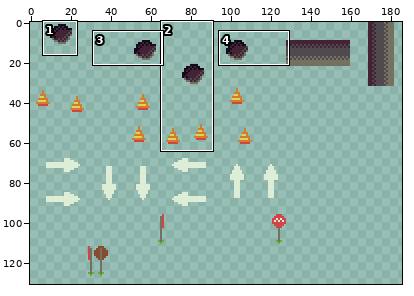
File history of a pixel-art file, assets/tiles/hazards.aseprite. The first picture is a wide view before the edit; the outline marks the close-up.
Close-up. First the earlier version:
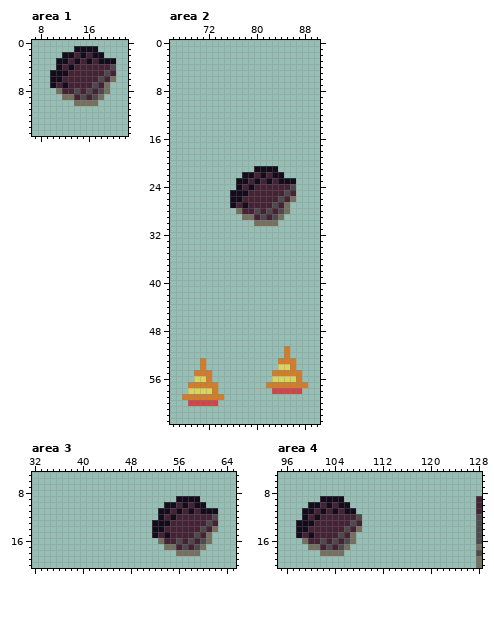
256x256 pixels, 1 frame. Shown: area 1: x 7..22, y 0..15; area 2: x 66..90, y 0..63; area 3: x 32..65, y 5..20; area 4: x 95..128, y 5..20. The wide view leaves out empty margins. The commit also changed other parts of the picture, which this record leaves out.
After the commit:
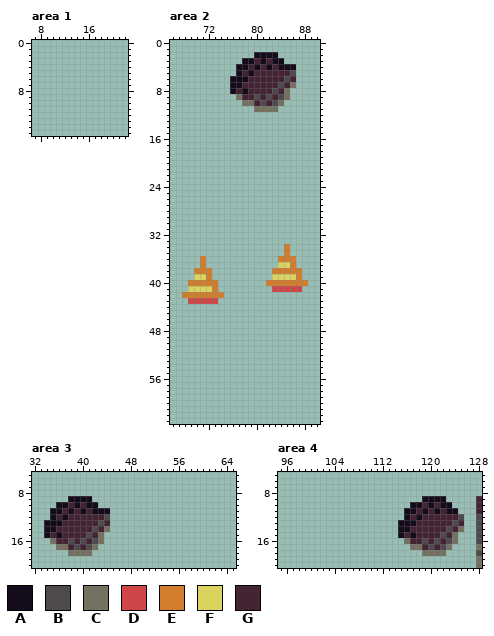
Palette (. is transparent): A #140c1c  B #4e4a4e  C #757161  D #d04648  E #d27d2c  F #dad45e  G #442434
Edits made:
Changed rows in their new state; - is an unchanged pixel.
Area 1:
first column x 10:
 1 ----....---
 2 --.......--
 3 -..........
 4 -..........
 5 ...........
 6 ...........
 7 ..........-
 8 -.........-
 9 --.......--
10 ----....---
Area 2:
first column x 76:
 2 ----AAAA---
 3 --AAGAGAA--
 4 -AAGAGAGAAA
 5 -AGAGGGGGGB
 6 AAAGGGGGGBG
 7 AAGGGGGGBGC
 8 AGAGGGGBGC-
 9 -CGGBGBGBC-
10 --CCGBGBC--
11 ----CCCC---
first column x 76:
21 ----....---
22 --.......--
23 -..........
24 -..........
25 ...........
26 ...........
27 ..........-
28 -.........-
29 --.......--
30 ----....---
first column x 68:
34 -----------------E---
35 -----------------E---
36 ---E------------EEE--
37 ---E------------FFE--
38 --EEE----------EEEEE-
39 --FFE----------FFFFE-
40 -EEEEE--------EEEEEEE
41 -FFFFE---------DDDDD-
42 EEEEEEE--------------
43 -DDDDD---------------
first column x 68:
51 -----------------.---
52 -----------------.---
53 ---.------------...--
54 ---.------------...--
55 --...----------.....-
56 --...----------.....-
57 -.....--------.......
58 -.....---------.....-
59 .......--------------
60 -.....---------------
Area 3:
first column x 34:
 9 ----AAAA--------------....---
10 --AAGAGAA-----------.......--
11 -AAGAGAGAAA--------..........
12 -AGAGGGGGGB--------..........
13 AAAGGGGGGBG-------...........
14 AAGGGGGGBGC-------...........
15 AGAGGGGBGC--------..........-
16 -CGGBGBGBC---------.........-
17 --CCGBGBC-----------.......--
18 ----CCCC--------------....---
Area 4:
first column x 98:
 9 ----....-------------AAAA---
10 --.......----------AAGAGAA--
11 -.........--------AAGAGAGAA-
12 -..........-------AGAGGGGGGB
13 ...........------AAAGGGGGGBG
14 ...........------AAGGGGGGBGC
15 ..........-------AGAGGGGBGC-
16 -.........--------CGGBGBGBC-
17 --.......----------CCGBGBC--
18 ----....-------------CCCC---
